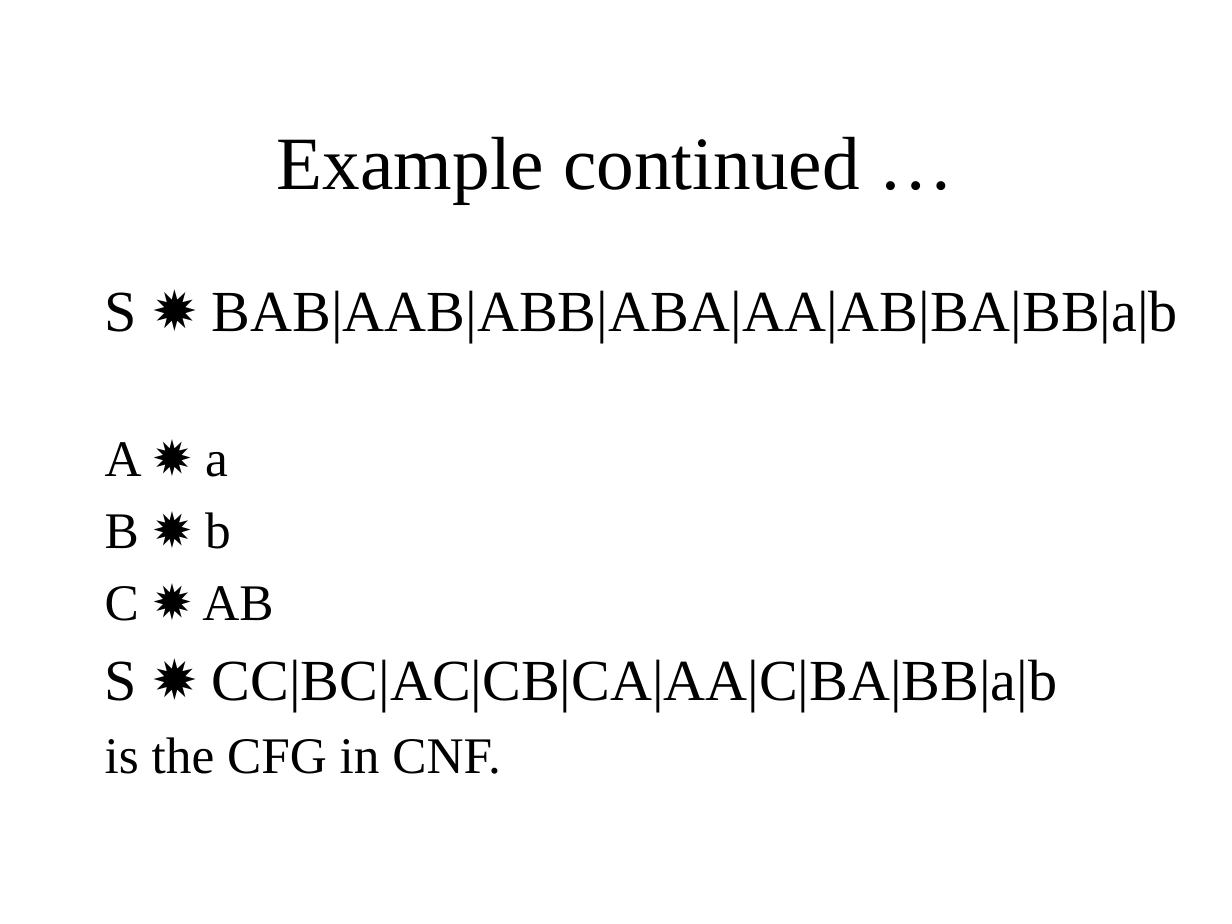
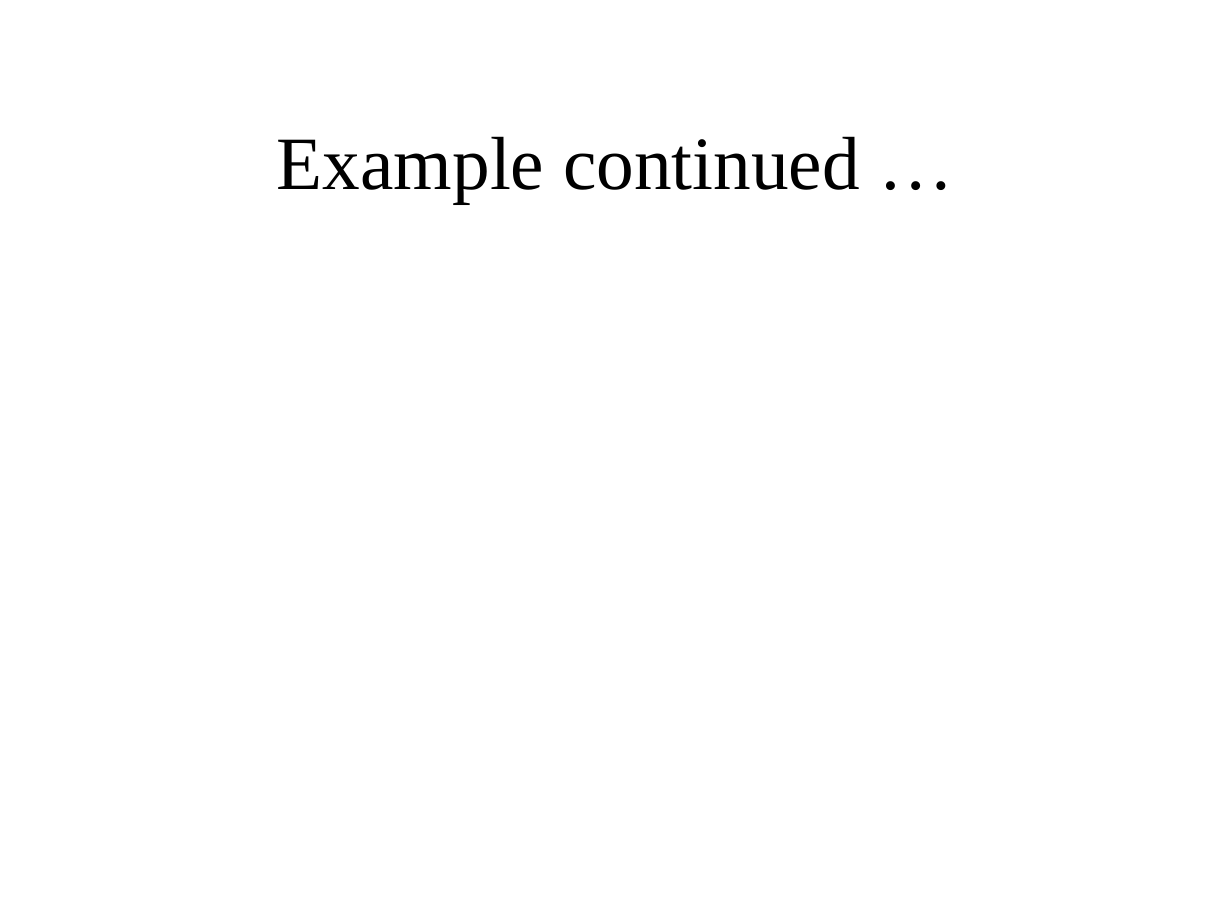
Before and after one commit to bamboat3/toa, a slide deck: slide 11 of Lesson 36.pptx (slide 9 before the commit). Drawn at 1232x924 pixels with LibreOffice and Linux fonts; fonts in the diff are those of the drawing; grey boxes stand for pictures. Boxes give left, top, right and bottom in pixels: in the first picture for what was removed or moved away, otherwise in the second. Text is boxed around its words. In the diff, an @@ line names an element or a change of style, - is before the commit and + after.

```diff
--- a/Lesson 36.pptx
+++ b/Lesson 36.pptx
@@ text removed at [105,290,1178,774] @@
-S ✹ BAB|AAB|ABB|ABA|AA|AB|BA|BB|a|b
-A ✹ a
-B ✹ b
-C ✹ AB
-S ✹ CC|BC|AC|CB|CA|AA|C|BA|BB|a|b
-is the CFG in CNF.
```
Also in this commit, not shown: 3 other slides changed, 10 slides added, 13 slides removed, 1 other file.
